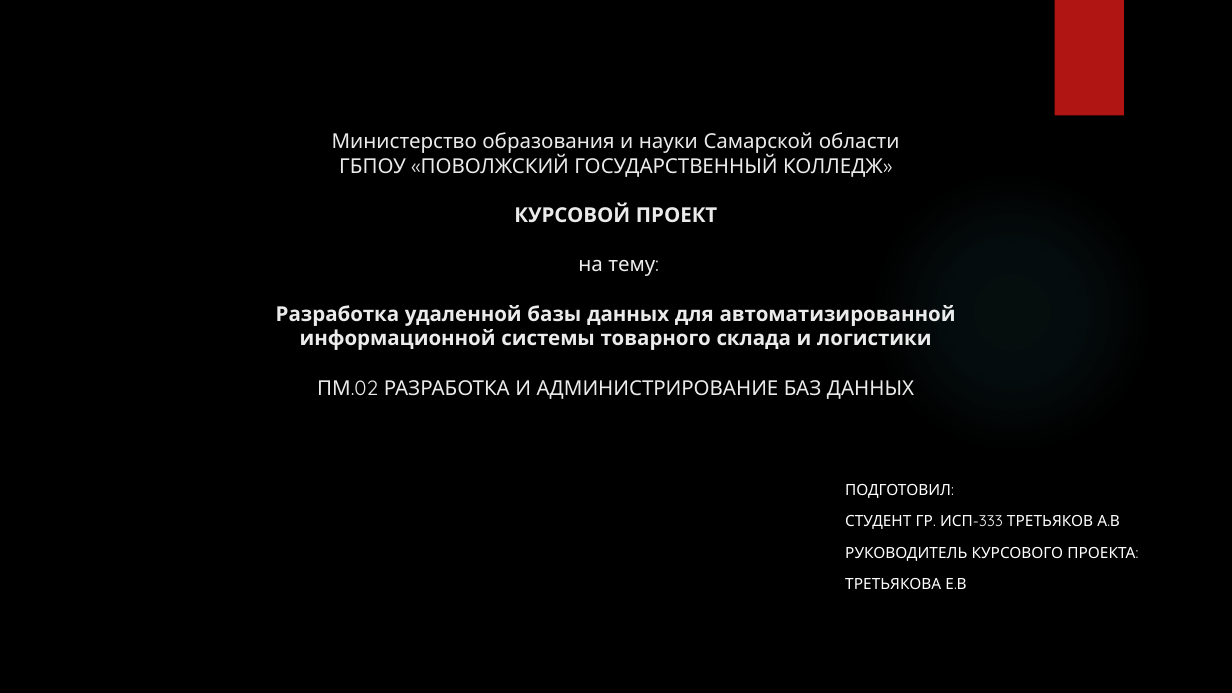
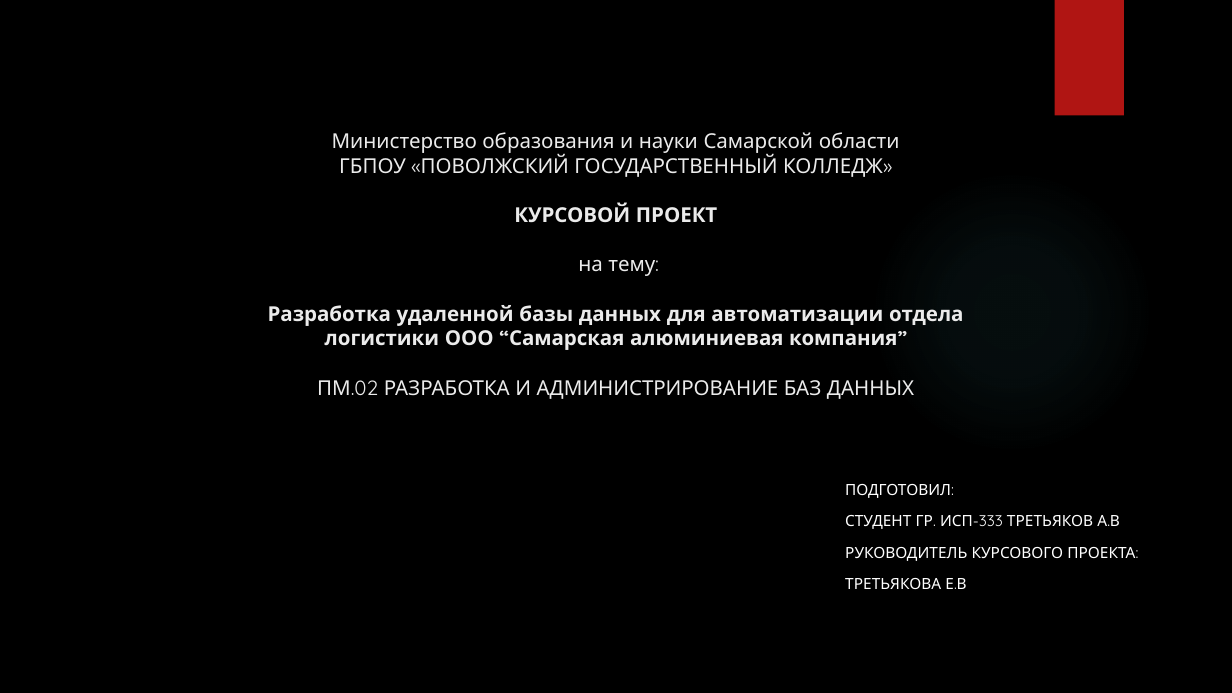
Before and after one commit to liquidbean/kursovaya, a slide deck: slide 1 of третьяков.pptx. Drawn at 1232x693 pixels with LibreOffice and Linux fonts; fonts in the diff are those of the drawing; background and template pictures are left out. Boxes give left, top, right and bottom in pixels: in the first picture for what was removed or moved away, otherwise in the second. Text is boxed around its words. In the diff, an @@ line names an element or a change of style, - is before the commit and + after.

Commit message:
pr

```diff
--- a/третьяков.pptx
+++ b/третьяков.pptx
@@ title at (268, 132, 964, 399): text changed @@
-Министерство образования и науки Самарской области
-ГБПОУ «ПОВОЛЖСКИЙ ГОСУДАРСТВЕННЫЙ КОЛЛЕДЖ»
-КУРСОВОЙ ПРОЕКТ
-на тему:
-Разработка удаленной базы данных для автоматизированной информационной системы товарного склада и логистики
-ПМ.02 РАЗРАБОТКА И АДМИНИСТРИРОВАНИЕ БАЗ ДАННЫХ
+Министерство образования и науки Самарской области
+ГБПОУ «ПОВОЛЖСКИЙ ГОСУДАРСТВЕННЫЙ КОЛЛЕДЖ»
+КУРСОВОЙ ПРОЕКТ
+на тему:
+Разработка удаленной базы данных для автоматизации отдела логистики ООО “Самарская алюминиевая компания”
+ПМ.02 РАЗРАБОТКА И АДМИНИСТРИРОВАНИЕ БАЗ ДАННЫХ
```
Also in this commit, not shown: 1 other slide changed.
